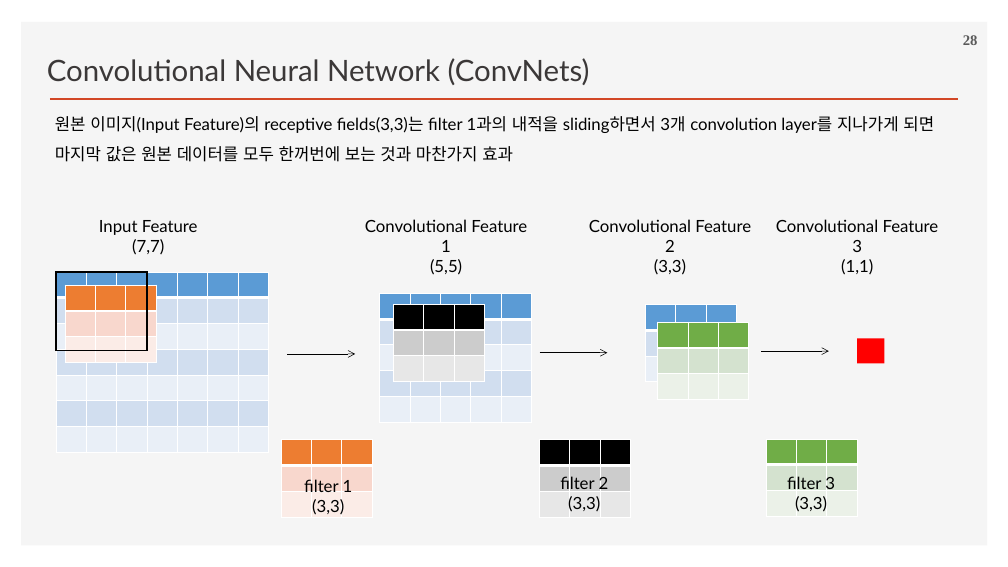
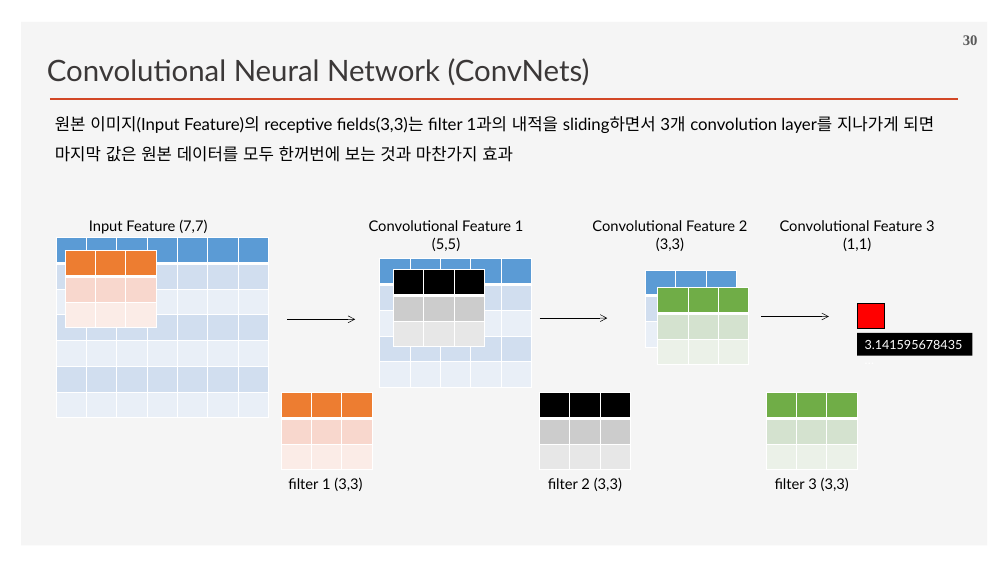
Before and after one commit to ancestor9/2026_Fall_Deep-Learning-with-Python, a slide deck: slide 30 of Chapter 08 Image Classification.pptx (slide 28 before the commit). Drawn at 1008x567 pixels with LibreOffice and Linux fonts; fonts in the diff are those of the drawing; background and template pictures are left out. Boxes give left, top, right and bottom in pixels: in the first picture for what was removed or moved away, otherwise in the second. Text is boxed around its words. In the diff, an @@ line names an element or a change of style, - is before the commit and + after.

```diff
--- a/Chapter 08 Image Classification.pptx
+++ b/Chapter 08 Image Classification.pptx
@@ page number at box(963, 35, 978, 45): text changed @@
-28
+30
@@ size 16 to 14 pt in 4 elements at box(369, 220, 524, 251), box(592, 220, 748, 251), box(780, 220, 935, 251), box(89, 219, 207, 234) @@
@@ rectangle removed at box(56, 272, 147, 351) @@
@@ 6 tables, 3 arrows, 1 rectangle: place and size @@
-6 tables, 3 arrows, 1 rectangle at box(56, 272, 885, 455)
+6 tables, 3 arrows, 1 rectangle at box(56, 237, 885, 420)
@@ rectangle at box(858, 304, 885, 329): outline none to #000000 0.75 pt @@
@@ rectangle added at box(858, 333, 973, 355), fill #000000, 12 pt, text #FFFFFF @@
+3.141595678435…
@@ table: place and size @@
-table at box(281, 440, 372, 519)
+table at box(281, 392, 372, 471)
@@ table: place and size @@
-table at box(540, 440, 631, 519)
+table at box(540, 392, 631, 471)
@@ table: place and size @@
-table at box(766, 439, 857, 518)
+table at box(766, 392, 857, 471)
@@ text at box(288, 477, 362, 491): text changed; size 16 to 14 pt @@
-filter 1
-(3,3)
+filter 1 (3,3)
@@ text at box(548, 477, 622, 491): text changed; size 16 to 14 pt @@
-filter 2
-(3,3)
+filter 2 (3,3)
@@ text at box(775, 477, 849, 491): text changed; size 16 to 14 pt @@
-filter 3
-(3,3)
+filter 3 (3,3)
```
Also in this commit, not shown: 17 other slides changed, 3 slides added.
